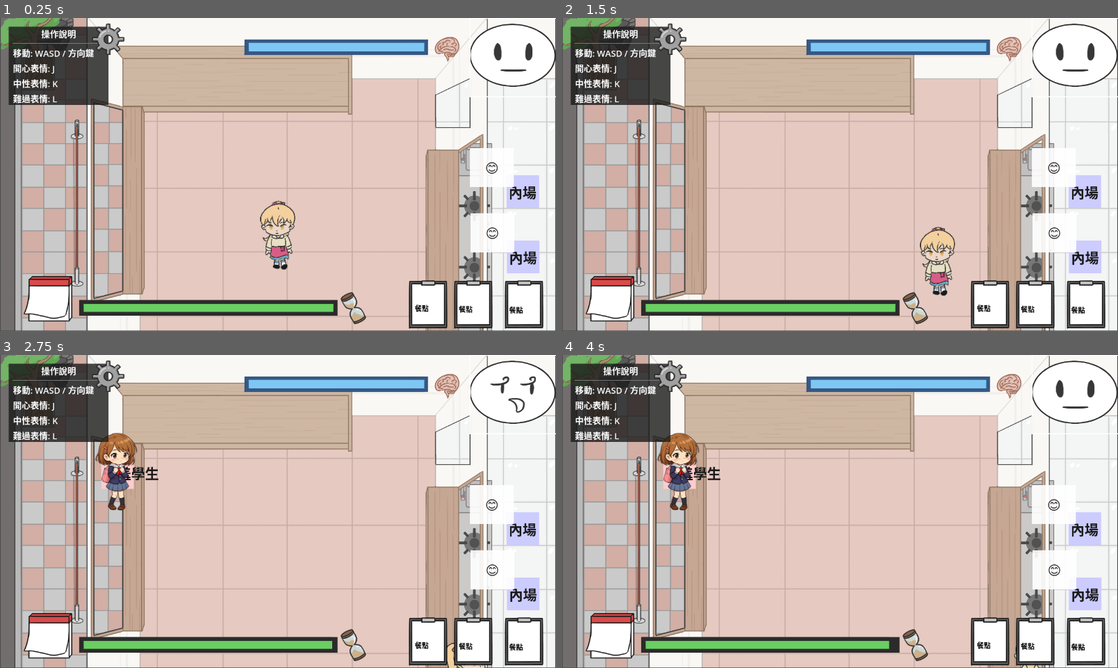
Above: before the commit, frames 1-4 (two rows, left to right).
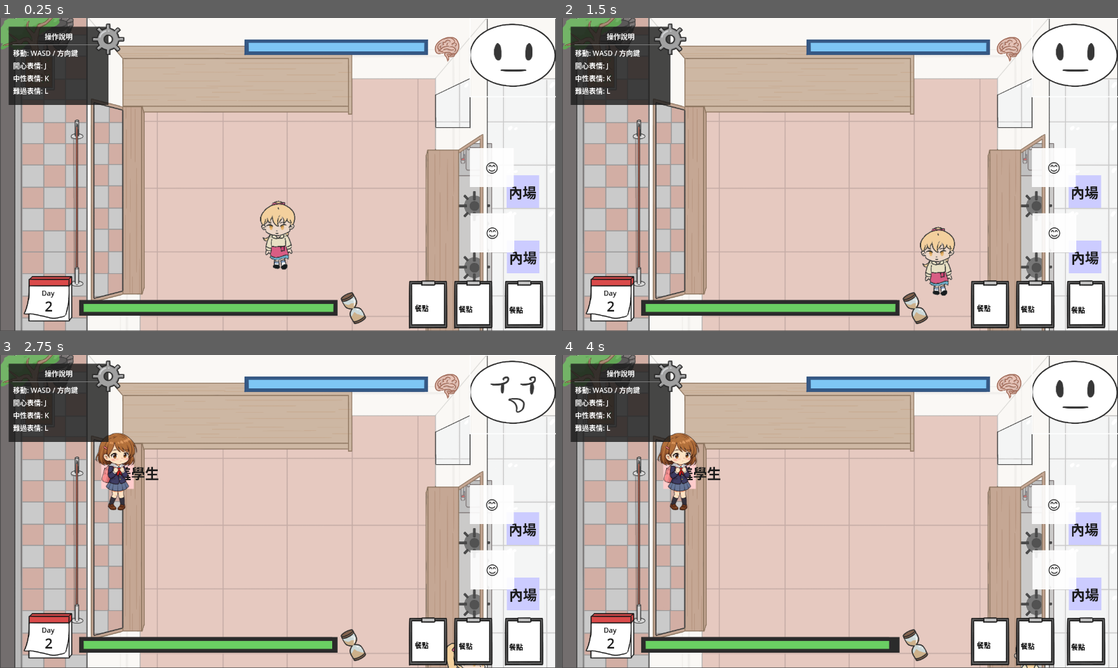
Above: after the commit, the same moments.

Repository: darkbtf/game-jam-2026-kcl
Game: Godot game, scene res://Scenes/main.tscn
Same seed, same stepped clock (60 frames per second), same inputs: the game is played once before the commit and once after it.
Inputs (mouse positions are in pixels of both pictures, inside the frame that each line leads up to):
- Up to frame 1 (0.25 s): no input
- Up to frame 2 (1.5 s): tap Enter (ui_accept) at 0.5, 0.77 s; hold D (move_right) 0.53-1.28 s; hold J (expression_happy) 0.53-1.28 s; hold S (move_down) from 1.28 s (still down); tap K (expression_neutral) at 1.35 s
- Up to frame 3 (2.75 s): tap Enter (ui_accept) at 1.52 s; release S (move_down) at 2.03 s; hold D (move_right) from 2.03 s (still down); hold L (expression_sad) from 2.03 s (still down)
- Up to frame 4 (4 s): release D (move_right) at 2.75 s; release L (expression_sad) at 2.75 s; click (667, 376) at 2.75 s; tap Enter (ui_accept) at 3.5, 3.77 s; hold W (move_up) from 3.53 s (still down); tap Shift (run) at 3.6 s

The runs differ from the first frame. In frame 1, 1.1% of the frame differs, in the area x 2-18%, y 3-94%; in frame 2, 1.1%; in frame 3, 1.1%; in frame 4, 1.1%.

Commit message:
show date

Diff:
--- a/Scenes/ui.tscn
+++ b/Scenes/ui.tscn
@@ -177,6 +177,34 @@
 position = Vector2(638, -151)
 texture = ExtResource("6_mmixe")
 
+[node name="DayLabel" type="Label" parent="BottomLeftUI/Date"]
+layout_mode = 0
+offset_left = 92.0
+offset_top = 119.0
+offset_right = 132.0
+offset_bottom = 142.0
+theme_override_colors/font_color = Color(0.103743516, 0.10374353, 0.103743516, 1)
+text = "Day"
+
+[node name="LevelLabel" type="Label" parent="BottomLeftUI/Date"]
+layout_mode = 1
+anchors_preset = 8
+anchor_left = 0.5
+anchor_top = 0.5
+anchor_right = 0.5
+anchor_bottom = 0.5
+offset_left = -42.0
+offset_top = 49.0
+offset_right = 58.0
+offset_bottom = 72.0
+grow_horizontal = 2
+grow_vertical = 2
+theme_override_colors/font_color = Color(0.101867564, 0.10186755, 0.10186755, 1)
+theme_override_font_sizes/font_size = 32
+text = "Level 1"
+horizontal_alignment = 1
+vertical_alignment = 1
+
 [node name="TimeIcon" type="Control" parent="BottomLeftUI"]
 layout_mode = 1
 anchors_preset = 2
--- a/Scripts/ui_manager.gd
+++ b/Scripts/ui_manager.gd
@@ -6,6 +6,7 @@
 @onready var game_over_panel: Control = $GameOverPanel
 @onready var player_face_panel: Control = $TopRightUI/PlayerFacePanel
 @onready var player_face: Sprite2D = $TopRightUI/PlayerFacePanel/Face
+@onready var level_label: Label = $BottomLeftUI/Date/LevelLabel
 
 var show_viewport_border: bool = true
 
@@ -17,7 +18,14 @@
 	process_mode = Node.PROCESS_MODE_ALWAYS
 
 	# 設置所有Label的字體大小為2.5倍
-	call_deferred("scale_all_labels")
+	# call_deferred("scale_all_labels")
+
+	# 連接 LevelManager 的信號以更新 level 顯示
+	if LevelManager:
+		if not LevelManager.level_changed.is_connected(_on_level_changed):
+			LevelManager.level_changed.connect(_on_level_changed)
+		# 初始化顯示當前 level
+		update_level_display()
 
 	# 延遲獲取 game_manager，確保場景已載入
 	call_deferred("find_game_manager")
@@ -201,3 +209,14 @@
 				closest_target = staff
 
 	return closest_target
+
+func _on_level_changed(level_index: int, level_config: LevelConfig):
+	update_level_display()
+
+func update_level_display():
+	if level_label and LevelManager:
+		var current_level = LevelManager.current_level_index
+		if current_level >= 0:
+			level_label.text = str(current_level + 1)
+		else:
+			level_label.text = ""
